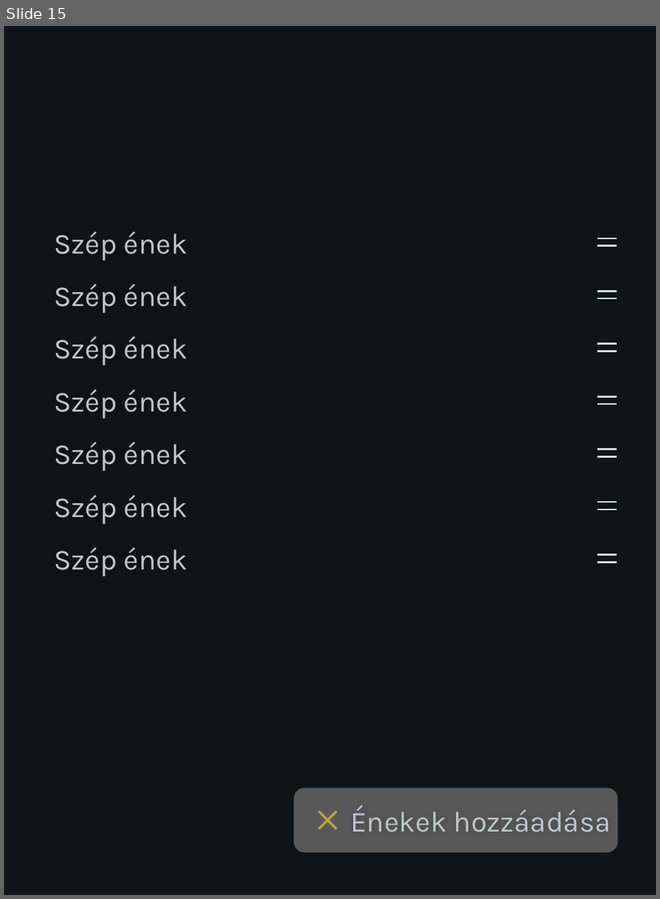
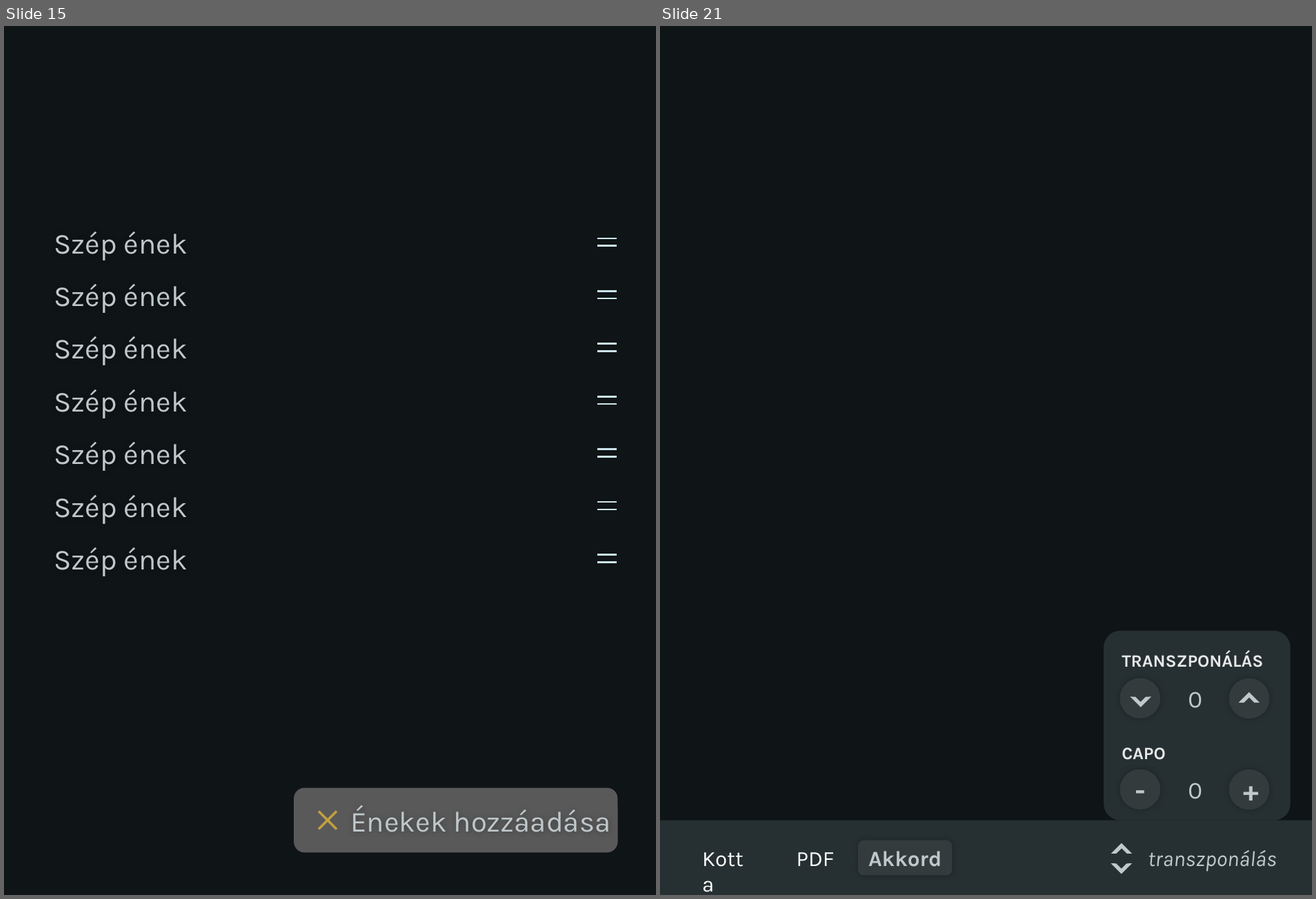
Before and after one commit to reformatus/lyric, a slide deck: Tervek/ui-terv.pptx. Shown side by side, each under a label of ours: slide 15 before the commit, slides 15 and 21 after it; the slides between them are not shown. The pictures are 660x899 and 1316x899 pixels, drawn with LibreOffice and Linux fonts; fonts in the diff are those of the drawing. Boxes give left, top, right and bottom in pixels: in the first picture for what was removed or moved away, otherwise in the second. Text is boxed around its words. In the diff, an @@ line names an element or a change of style, - is before the commit and + after.

```diff
--- a/Tervek/ui-terv.pptx
+++ b/Tervek/ui-terv.pptx
@@ slide 21 added at (660,26,1312,895), background #0F1416 @@
@@ rounded rectangle added at (1104,631,1291,821), fill #263032 @@
@@ text added at (1122,651,1263,668), 18 pt, text #E8E8E8, bold, small capitals @@
+transzponálás
@@ rounded rectangle added at (1120,678,1161,718), fill #343B3C @@
@@ half frame added at (1130,686,1151,707), fill #BFC8CB @@
@@ rounded rectangle added at (1229,679,1269,719), fill #343B3C @@
@@ text added at (1188,692,1202,708), 20 pt, text #BFC8CB @@
+0
@@ half frame added at (1239,693,1260,713), fill #BFC8CB @@
@@ text added at (1122,748,1165,760), 18 pt, text #E8E8E8, bold, small capitals @@
+capo
@@ rounded rectangle added at (1120,769,1161,809), fill #343B3C, 24 pt, text #BFC8CB, bold @@
+-
@@ rounded rectangle added at (1229,771,1269,811), fill #343B3C, 24 pt, text #BFC8CB, bold @@
++
@@ text added at (1188,783,1202,799), 20 pt, text #BFC8CB @@
+0
@@ rectangle added at (660,821,1312,895), fill #263032 @@
@@ text added at (694,841,761,875), 18 pt, text #FFFFFF @@
+Kotta
@@ text added at (797,853,835,866), 18 pt, text #FFFFFF @@
+PDF
@@ rounded rectangle added at (858,841,952,876), fill #343B3C, 18 pt, text #BFC8CB, bold @@
+Akkord
@@ half frame added at (1111,844,1132,864), fill #BFC8CB @@
@@ half frame added at (1111,853,1132,874), fill #BFC8CB @@
@@ text added at (1148,851,1277,872), 18 pt, text #BFC8CB, italic @@
+transzponálás
```
Also in this commit, not shown: 5 other slides added.
